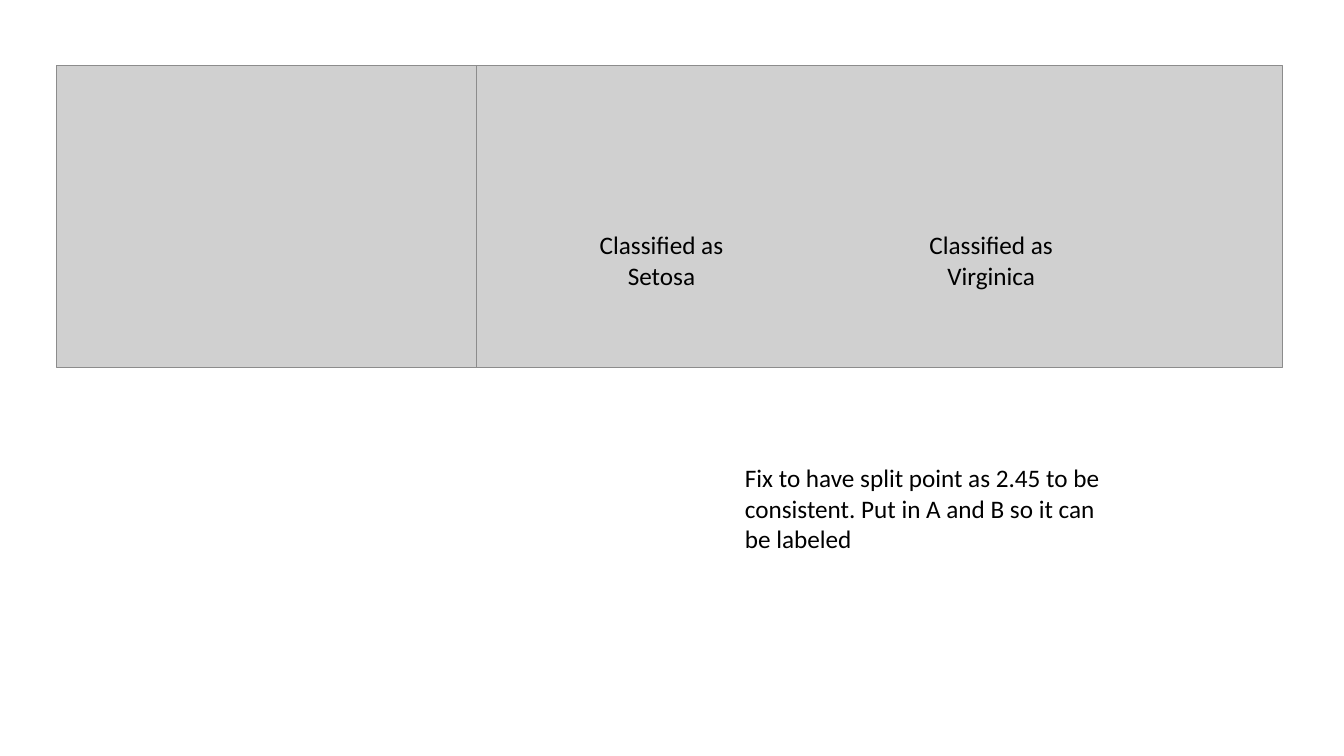
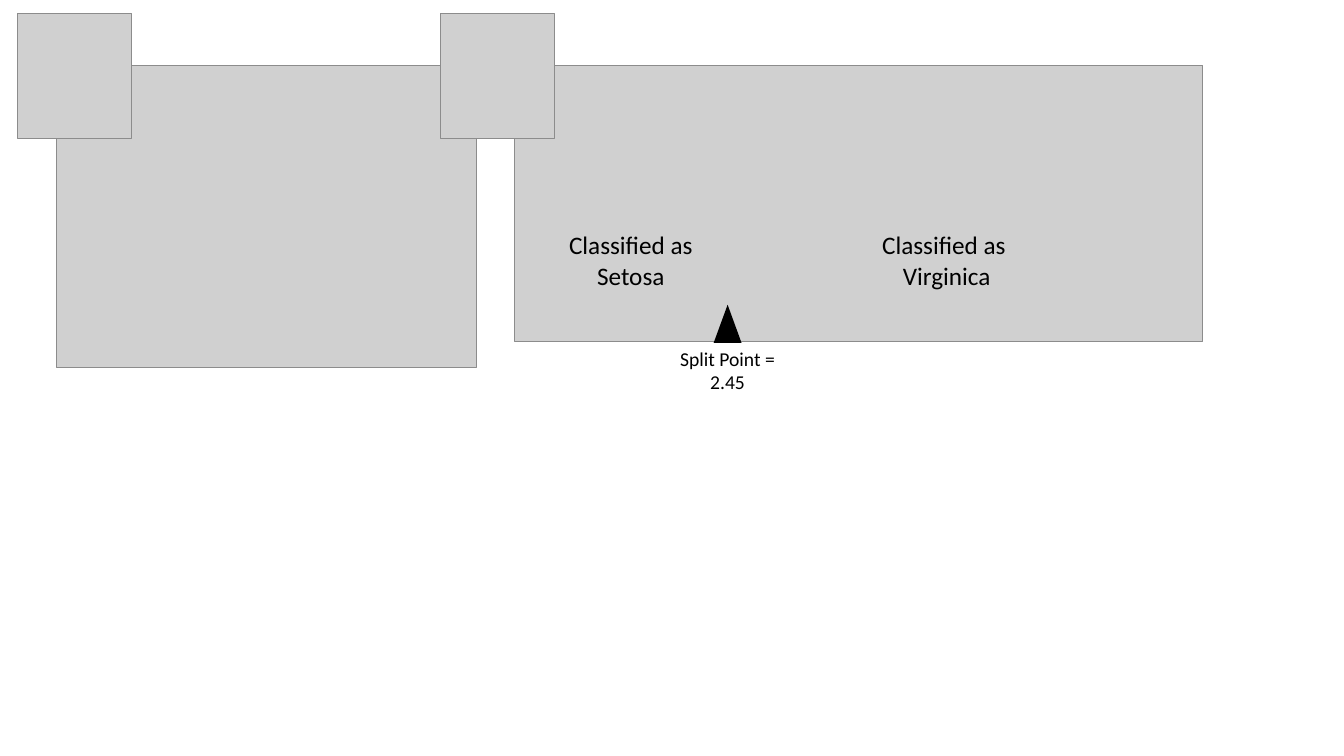
Before and after one commit to mGalarnyk/Python_Tutorials, a slide deck: slide 6 of Sklearn/DecisionTrees/powerpoint/DecisionComparison.pptx. Drawn at 1344x756 pixels with LibreOffice and Linux fonts; fonts in the diff are those of the drawing; grey boxes stand for pictures. Boxes give left, top, right and bottom in pixels: in the first picture for what was removed or moved away, otherwise in the second. Text is boxed around its words. In the diff, an @@ line names an element or a change of style, - is before the commit and + after.

Commit message:
Updated DT first split point

```diff
--- a/Sklearn/DecisionTrees/powerpoint/DecisionComparison.pptx
+++ b/Sklearn/DecisionTrees/powerpoint/DecisionComparison.pptx
@@ group added at (x1=18, y1=13, x2=760, y2=389): 2 pictures, 1 triangle, 1 text @@
+Split Point = 2.45
@@ picture resized from (x1=476, y1=66, x2=1282, y2=368) to (x1=515, y1=66, x2=1204, y2=342) @@
@@ text "Classified as Setosa" moved from (x1=600, y1=236, x2=723, y2=285) to (x1=569, y1=236, x2=693, y2=285) @@
@@ text at (x1=882, y1=236, x2=1006, y2=290): text changed @@
-Classified as Virginica
+Classified as
+Virginica
@@ text removed at (x1=745, y1=469, x2=1099, y2=549) @@
-Fix to have split point as 2.45 to be consistent. Put in A and B so it can be labeled
```
Also in this commit, not shown: 6 other files.
